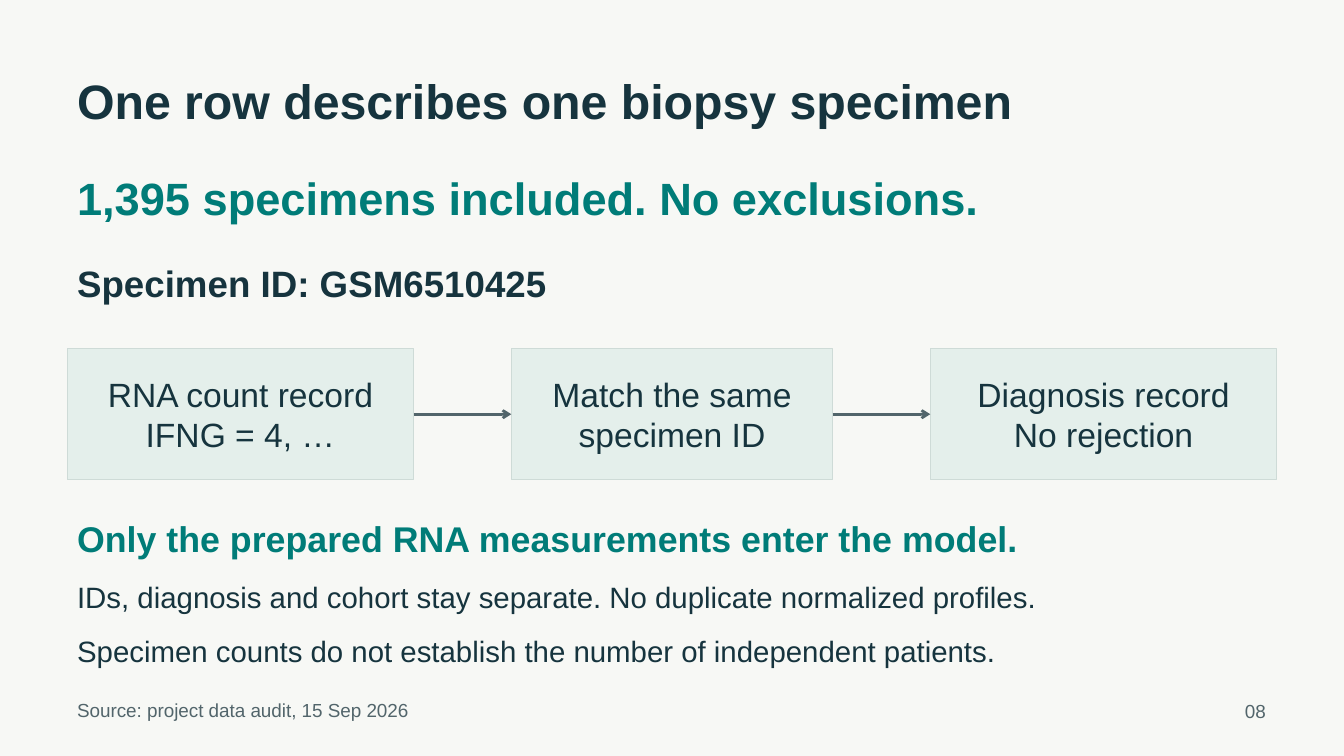
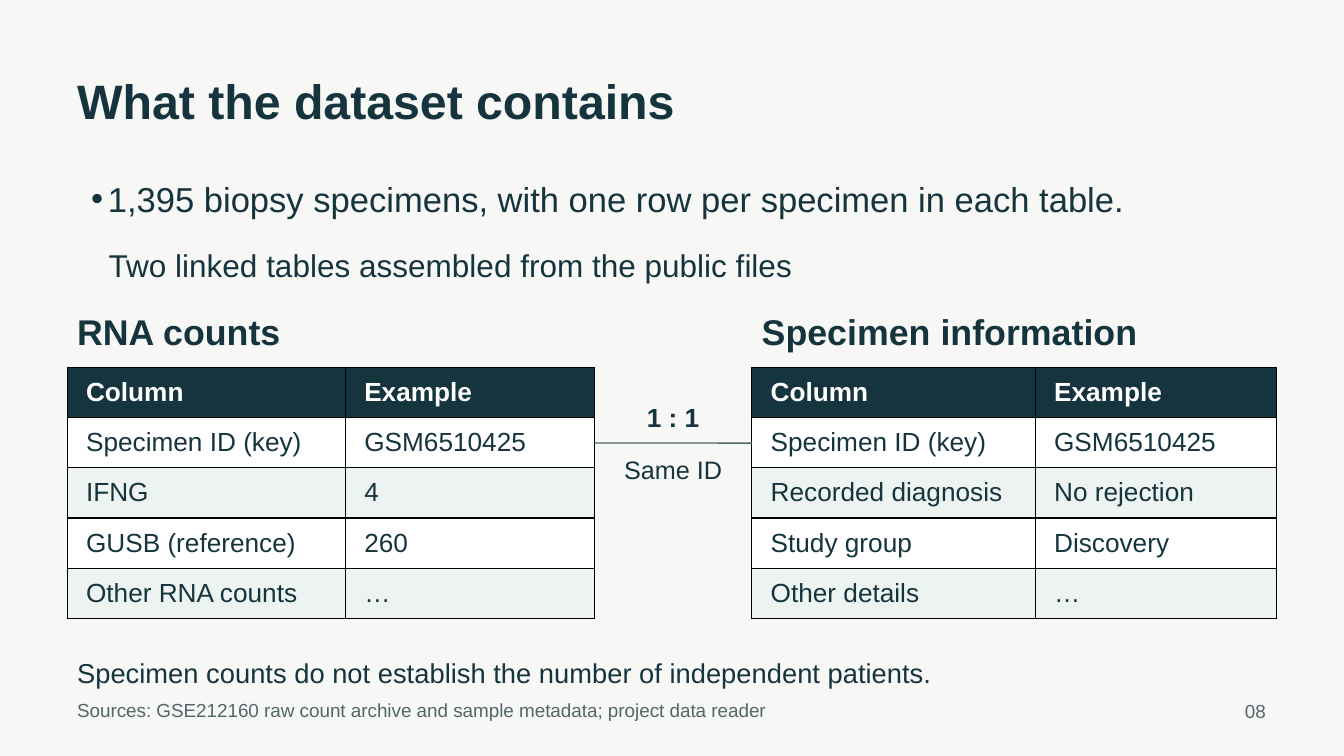
Before and after one commit to ca34525/Kidney-Biopsy-Rejection-Classifier, a slide deck: slide 8 of presentation/unos_kidney_biopsy.pptx. Drawn at 1344x756 pixels with LibreOffice and Linux fonts; fonts in the diff are those of the drawing. Boxes give left, top, right and bottom in pixels: in the first picture for what was removed or moved away, otherwise in the second. Text is boxed around its words. In the diff, an @@ line names an element or a change of style, - is before the commit and + after.

Commit message:
Refine presentation structure, wording, and speaking script

```diff
--- a/presentation/unos_kidney_biopsy.pptx
+++ b/presentation/unos_kidney_biopsy.pptx
@@ text at (77,84,674,120): text changed @@
-One row describes one biopsy specimen
+What the dataset contains
@@ text "1,395 biopsy specimens, with one ..." at (108,187,1123,219): vertical alignment middle to top @@
@@ text at (108,187,1123,219): text changed; size 32.2 to 24.8 pt; text colour #007C78 to #16343E; bold off @@
-1,395 specimens included. No exclusions.
+• 1,395 biopsy specimens, with one row per specimen in each table.
@@ text at (109,254,792,283): text changed; size 26.2 to 22.5 pt; bold off @@
-Specimen ID: GSM6510425
+Two linked tables assembled from the public files
@@ text "RNA counts": place and size @@
-text "RNA counts" at (68,349,414,480)
+text "RNA counts" at (77,320,280,346)
@@ text "RNA counts" at (77,320,280,346): fill #E4EFEB to none; outline #CEDBD7 0.75 pt to none @@
@@ text at (77,320,280,346): text changed; size 24 to 25.5 pt; bold on @@
-RNA count record
-IFNG = 4, …
+RNA counts
@@ text added at (762,319,1138,352), 25.5 pt, text #16343E, bold @@
+Specimen information
@@ rectangle removed at (511,349,833,480) @@
-Match the same
-specimen ID
@@ rectangle removed at (931,349,1277,480) @@
-Diagnosis record
-No rejection
@@ table added at (68,368,595,619), 5 rows, 2 columns @@
+Column | Example
+Specimen ID (key) | GSM6510425
+IFNG | 4
+GUSB (reference) | 260
+Other RNA counts | …
@@ table added at (752,368,1277,619), 5 rows, 2 columns @@
+Column | Example
+Specimen ID (key) | GSM6510425
+Recorded diagnosis | No rejection
+Study group | Discovery
+Other details | …
@@ arrow removed from (413, 414) to (511, 414) @@
@@ text added at (647,409,700,427), 18.8 pt, text #16343E, bold @@
+1 : 1
@@ arrow removed from (833, 414) to (931, 414) @@
@@ line added from (595, 444) to (752, 444), #52656B 0.9 pt @@
@@ text added at (624,461,722,480), 18 pt, text #16343E @@
+Same ID
@@ text removed at (77,526,1017,559) @@
-Only the prepared RNA measurements enter the model.
@@ text removed at (77,586,1036,614) @@
-IDs, diagnosis and cohort stay separate. No duplicate normalized profiles.
@@ text "Specimen counts do not establish ...": place and size @@
-text "Specimen counts do not establish ..." at (77,640,995,668)
+text "Specimen counts do not establish ..." at (77,663,931,688)
@@ text "Specimen counts do not establish ..." at (77,663,931,688): size 21 to 19.5 pt @@
@@ text at (77,703,765,721): text changed @@
-Source: project data audit, 15 Sep 2026
+Sources: GSE212160 raw count archive and sample metadata; project data reader
```
Also in this commit, not shown: 26 other slides changed, 40 other files.
